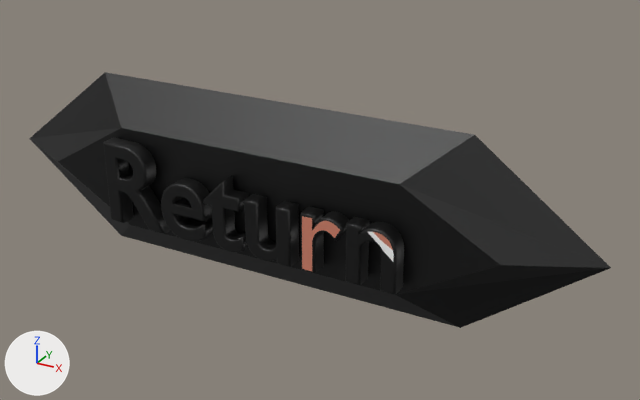
The OBJ model DirectXGame/Resources/Return/Return.obj as it was, and as the next commit left it.
Before and after are seen from a 50 mm lens placed at (1.359, -2.163, 1.092), pointed at (0.147, 0.04, -0.01). Every picture has the same lights, and +X, +Y and +Z are marked at lower left. The picture after the commit comes second. Where no turn or scale is listed for an object, it has been applied to the vertices. Vertices at exactly the same position are counted once.

In view in the first picture: 'テキスト', '立方体'.
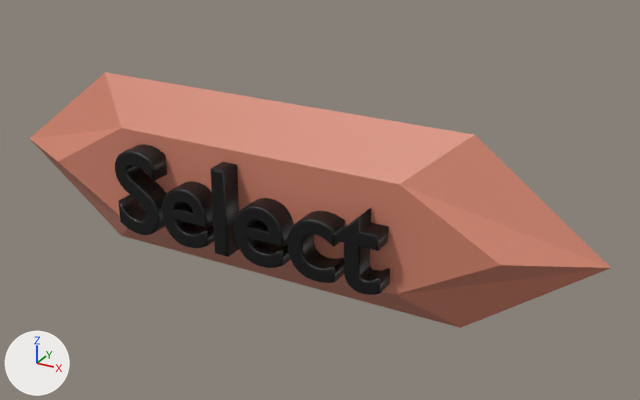
The edits, one by one:
me_テキスト is used by ob_テキスト; location (0.0, 0.0, 0.0).
me_テキスト had 3458 vertices, 6898 faces and spanned x -0.508..0.508, y -0.188..-0.127, z -0.137..0.137.
me_テキスト now has 4012 vertices, 8008 faces and spans x -0.464..0.464, y -0.196..-0.119, z -0.154..0.132.
me_テキスト part 1: the loose piece of 904 vertices spanning x -0.296..-0.129, y -0.188..-0.127, z -0.137..0.053 is rebuilt with 902 vertices and now spans x -0.287..-0.115, y -0.196..-0.119, z -0.154..0.042.
me_テキスト part 2: the loose piece of 704 vertices spanning x -0.508..-0.289, y -0.188..-0.127, z -0.134..0.137 is rebuilt with 986 vertices and now spans x -0.464..-0.299, y -0.196..-0.119, z -0.154..0.132.
me_テキスト part 3: the loose piece of 490 vertices spanning x 0.016..0.172, y -0.188..-0.127, z -0.137..0.05 is rebuilt with 902 vertices and now spans x -0.018..0.154, y -0.196..-0.119, z -0.154..0.042.
me_テキスト part 4: the loose piece of 478 vertices spanning x 0.352..0.508, y -0.188..-0.127, z -0.134..0.053 is rebuilt with 448 vertices and now spans x 0.32..0.464, y -0.196..-0.119, z -0.154..0.085.
me_テキスト part 5: the loose piece of 458 vertices spanning x -0.131..0.008, y -0.188..-0.127, z -0.137..0.095 is rebuilt with 48 vertices and now spans x -0.093..-0.043, y -0.196..-0.119, z -0.15..0.128.
me_テキスト part 6: 2 vertices moved within x 0.256, y -0.188..-0.127, z -0.006; 422 vertices removed from x 0.206..0.346, y -0.188..-0.127, z -0.134..0.053; 724 vertices added at x 0.167..0.322, y -0.196..-0.119, z -0.154..0.042.
me_立方体 has 24 vertices, 44 faces and spans x -1.04..1.04, y -0.12..0.12, z -0.3..0.3.
me_立方体 is used by ob_立方体; location (0.0, 0.0, 0.0).
me_立方体 part 7: texture (UV) coordinates of 44 of 44 faces, centred in x -0.9..0.9, y -0.12..0.12, z -0.3..0.3, changed; they spanned u 0.26..0.53, v 0.34..0.61 and now span u 0.87..0.98, v 0.82..0.93.

Where the change shows, as pixel boxes [x1, y1, x2, y2] in the pictures (640 x 400 px; the box of a moved part takes in the faces that stretch with it):
'テキスト', reshaped (9% narrower): before [103, 137, 404, 294]; after [115, 144, 390, 295]
part 1 of me_テキスト, rebuilt: before [161, 178, 213, 242]; after [162, 181, 214, 248]
part 2 of me_テキスト, rebuilt (23% narrower, 6% shorter): before [103, 137, 171, 234]; after [115, 144, 167, 235]
part 3 of me_テキスト, rebuilt (9% wider): before [244, 194, 299, 267]; after [234, 198, 294, 268]
part 4 of me_テキスト, rebuilt (7% narrower, 13% taller): before [345, 217, 404, 294]; after [335, 208, 390, 295]
part 5 of me_テキスト, rebuilt (36% narrower, 23% taller): before [203, 176, 249, 253]; after [210, 162, 239, 257]
part 6 of me_テキスト, moved or reshaped: before [301, 206, 349, 273]; after [288, 211, 345, 283]
part 7 of me_立方体, surface changed (grey to brown): [29, 72, 611, 328] in both
